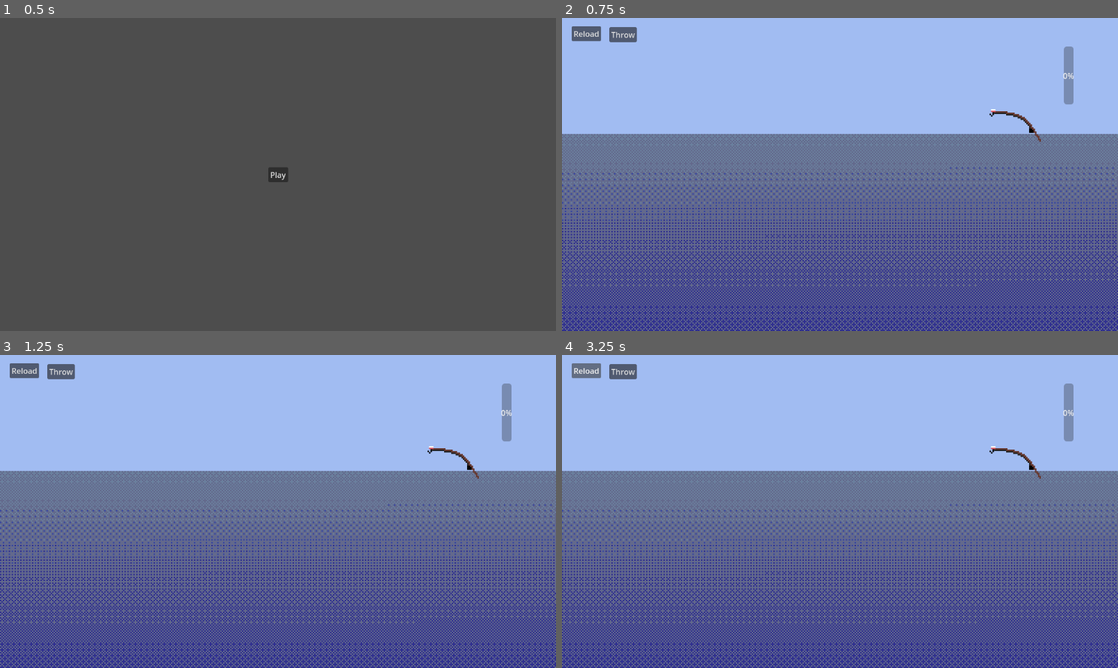
Above: before the commit, frames 1-4 (two rows, left to right).
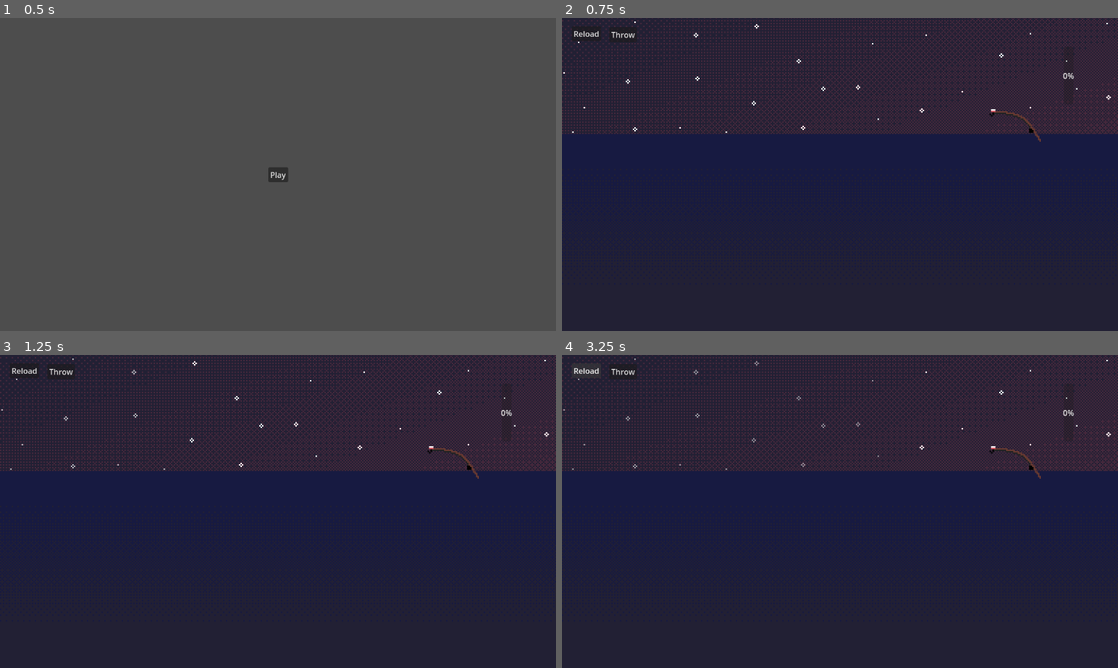
Above: after the commit, the same moments.

Repository: MarinaFlynne/LD54
Game: Godot game, scene res://Scenes/main_menu.tscn
Two runs of this game, one before a commit and one after it. Both use one fixed random seed, a clock stepped at 60 frames per second and the inputs below.
Inputs:
- Up to frame 1 (0.5 s): no input
- Up to frame 2 (0.75 s): click "Play" at 0.5 s
- Up to frame 3 (1.25 s): no input
- Up to frame 4 (3.25 s): click "Throw" at 1.25 s; click "Reload" at 2 s; hold Right (ui_right) from 2.78 s (still down); tap A (letter_1) at 2.85 s

Frame 1 is identical in both runs. In frame 2, 100% of the frame differs, in the area x 0-100%, y 0-100%; in frame 3, 100%; in frame 4, 100%.

Commit message:
added clouds and night sky

Diff:
--- a/Scenes/fishing.gd
+++ b/Scenes/fishing.gd
@@ -4,6 +4,8 @@
 var hook_point
 var throw_charging: bool = false # true iff the player is currently charging their throw power
 var throw_enabled = true # true iff throwing the rod is currently enabled
+
+@export var cloud_speed = 200
 
 # Called when the node enters the scene tree for the first time.
 func _ready():
@@ -13,6 +15,7 @@
 # Called every frame. 'delta' is the elapsed time since the previous frame.
 func _process(delta):
 	update_fishing_line()
+	move_clouds(delta)
 
 	if throw_charging:
 		if Input.is_action_pressed("throw_rod"):
@@ -25,6 +28,17 @@
 		throw_charging = true
 
 		pass
+
+func move_clouds(delta):
+	var cloud1_pos = $Clouds/Cloud1.position.x
+	var cloud2_pos = $Clouds/Cloud2.position.x
+
+	if cloud2_pos >= 2304:
+		$Clouds/Cloud2.position.x = -2301
+	if cloud1_pos >= 2304:
+		$Clouds/Cloud1.position.x = -2301
+	$Clouds/Cloud1.position.x += cloud_speed * delta
+	$Clouds/Cloud2.position.x += cloud_speed * delta
 
 
 func throw_rod(power):
--- a/Scenes/fishing.tscn
+++ b/Scenes/fishing.tscn
@@ -1,51 +1,484 @@
-[gd_scene load_steps=11 format=3 uid="uid://oufcurw8k2ex"]
-
-[ext_resource type="Texture2D" uid="uid://b6hk6ecx8jbyh" path="res://Sprites/sky_afternoon.png" id="1_0w343"]
+[gd_scene load_steps=112 format=3 uid="uid://oufcurw8k2ex"]
+
 [ext_resource type="Script" path="res://Scenes/fishing.gd" id="1_cb4ro"]
 [ext_resource type="Texture2D" uid="uid://mh76swdkx38a" path="res://Sprites/Ocean/ocean_afternoon.png" id="2_7ns47"]
-[ext_resource type="Texture2D" uid="uid://qtrrr3batvfh" path="res://Sprites/sky_morning.png" id="3_kcujd"]
+[ext_resource type="Texture2D" uid="uid://b6hk6ecx8jbyh" path="res://Sprites/Sky/sky_afternoon.png" id="2_oqc3f"]
+[ext_resource type="Texture2D" uid="uid://qtrrr3batvfh" path="res://Sprites/Sky/sky_morning.png" id="3_nd2gq"]
 [ext_resource type="Texture2D" uid="uid://p4kkwxmpuwro" path="res://Sprites/CatchingGame/rod.png" id="3_psujj"]
-[ext_resource type="Texture2D" uid="uid://bb6crnvqyaum7" path="res://Sprites/sky_night.png" id="4_2kxdc"]
+[ext_resource type="Texture2D" uid="uid://b4l5v5dy4jf4m" path="res://Sprites/Sky/Night/frame_000_delay-0.2s.png" id="4_e07kt"]
 [ext_resource type="Texture2D" uid="uid://c3b0vjhrsjpj4" path="res://Sprites/Ocean/ocean_morning.png" id="5_fv55p"]
 [ext_resource type="PackedScene" uid="uid://dfpv3brm5hokc" path="res://Scenes/hook.tscn" id="5_s578x"]
+[ext_resource type="Texture2D" uid="uid://twd3gohcrcss" path="res://Sprites/Sky/Night/frame_001_delay-0.2s.png" id="5_tvkf7"]
+[ext_resource type="Texture2D" uid="uid://banynmad34o0f" path="res://Sprites/Sky/Night/frame_002_delay-0.2s.png" id="6_2thhj"]
 [ext_resource type="Texture2D" uid="uid://dkq7fhwckrala" path="res://Sprites/Ocean/ocean_night.png" id="7_g1gey"]
+[ext_resource type="Texture2D" uid="uid://dknlcakiounox" path="res://Sprites/Sky/Night/frame_003_delay-0.2s.png" id="7_v0v41"]
+[ext_resource type="Texture2D" uid="uid://chq8ed2jo0j03" path="res://Sprites/Sky/Night/frame_004_delay-0.2s.png" id="8_lgorf"]
+[ext_resource type="Texture2D" uid="uid://fy30pu4clpno" path="res://Sprites/Sky/Night/frame_005_delay-0.2s.png" id="9_06gj2"]
+[ext_resource type="Texture2D" uid="uid://by76btbgtf1n0" path="res://Sprites/Sky/clouds_afternoon.png" id="10_c2qv7"]
+[ext_resource type="Texture2D" uid="uid://4ysgp5ke6p0b" path="res://Sprites/Sky/Night/frame_006_delay-0.2s.png" id="10_jp8tj"]
+[ext_resource type="Texture2D" uid="uid://bai7upim01vc8" path="res://Sprites/Sky/Night/frame_007_delay-0.2s.png" id="11_ulgsx"]
+[ext_resource type="Texture2D" uid="uid://b5lqkocmv3owy" path="res://Sprites/Sky/Night/frame_008_delay-0.2s.png" id="12_gcxdm"]
+[ext_resource type="Texture2D" uid="uid://da6itpw5c78kr" path="res://Sprites/Sky/Night/frame_009_delay-0.2s.png" id="13_qwpas"]
+[ext_resource type="Texture2D" uid="uid://bl4dj65o0ihn7" path="res://Sprites/Sky/Night/frame_010_delay-0.2s.png" id="14_an38y"]
+[ext_resource type="Texture2D" uid="uid://bfk1r72j7yo28" path="res://Sprites/Sky/Night/frame_011_delay-0.2s.png" id="15_jk8cv"]
+[ext_resource type="Texture2D" uid="uid://l1jeoxqkn5uo" path="res://Sprites/Sky/Night/frame_012_delay-0.2s.png" id="16_l0ay5"]
+[ext_resource type="Texture2D" uid="uid://c23n3powmytr" path="res://Sprites/Sky/Night/frame_013_delay-0.2s.png" id="17_2aov7"]
+[ext_resource type="Texture2D" uid="uid://daymised3xhhp" path="res://Sprites/Sky/Night/frame_014_delay-0.2s.png" id="18_to70v"]
+[ext_resource type="Texture2D" uid="uid://ccsmdwxbow0qs" path="res://Sprites/Sky/Night/frame_015_delay-0.2s.png" id="19_3mglq"]
+[ext_resource type="Texture2D" uid="uid://bxuehudg7xqtf" path="res://Sprites/Sky/Night/frame_016_delay-0.2s.png" id="20_p0g44"]
+[ext_resource type="Texture2D" uid="uid://beer21o6o5cu0" path="res://Sprites/Sky/Night/frame_017_delay-0.2s.png" id="21_r7634"]
+[ext_resource type="Texture2D" uid="uid://3hs3ykmsrldj" path="res://Sprites/Sky/Night/frame_018_delay-0.2s.png" id="22_exvy4"]
+[ext_resource type="Texture2D" uid="uid://d1glx1brn1gbm" path="res://Sprites/Sky/Night/frame_019_delay-0.2s.png" id="23_c4jpj"]
+[ext_resource type="Texture2D" uid="uid://fgjbjghxew26" path="res://Sprites/Sky/Night/frame_020_delay-0.2s.png" id="24_fv3e7"]
+[ext_resource type="Texture2D" uid="uid://covfnf2x5ygol" path="res://Sprites/Sky/Night/frame_021_delay-0.2s.png" id="25_xvtbb"]
+[ext_resource type="Texture2D" uid="uid://bscgs7q6jk8ux" path="res://Sprites/Sky/Night/frame_022_delay-0.2s.png" id="26_ffrx7"]
+[ext_resource type="Texture2D" uid="uid://b3nxtlr100anw" path="res://Sprites/Sky/Night/frame_023_delay-0.2s.png" id="27_6sdf7"]
+[ext_resource type="Texture2D" uid="uid://belckoxoji76q" path="res://Sprites/Sky/Night/frame_024_delay-0.2s.png" id="28_uq2ca"]
+[ext_resource type="Texture2D" uid="uid://bgkgwcximq2iq" path="res://Sprites/Sky/Night/frame_025_delay-0.2s.png" id="29_8d34i"]
+[ext_resource type="Texture2D" uid="uid://6j8iqynmnbqj" path="res://Sprites/Sky/Night/frame_026_delay-0.2s.png" id="30_v2o6u"]
+[ext_resource type="Texture2D" uid="uid://c8dr17k240q8o" path="res://Sprites/Sky/Night/frame_027_delay-0.2s.png" id="31_qjk5v"]
+[ext_resource type="Texture2D" uid="uid://bslq61hjt6pkf" path="res://Sprites/Sky/Night/frame_028_delay-0.2s.png" id="32_h8ntv"]
+[ext_resource type="Texture2D" uid="uid://dxurp7fl21jvp" path="res://Sprites/Sky/Night/frame_029_delay-0.2s.png" id="33_71no2"]
+[ext_resource type="Texture2D" uid="uid://cy8euartn4d0k" path="res://Sprites/Sky/Night/frame_030_delay-0.2s.png" id="34_ct5aa"]
+[ext_resource type="Texture2D" uid="uid://dk0tfdxeq245v" path="res://Sprites/Sky/Night/frame_031_delay-0.2s.png" id="35_xwkdo"]
+[ext_resource type="Texture2D" uid="uid://bjukxutq43mey" path="res://Sprites/Sky/Night/frame_032_delay-0.2s.png" id="36_4w7pb"]
+[ext_resource type="Texture2D" uid="uid://dghrl224av8fn" path="res://Sprites/Sky/Night/frame_033_delay-0.2s.png" id="37_opjwx"]
+[ext_resource type="Texture2D" uid="uid://ctcugx0nccoml" path="res://Sprites/Sky/Night/frame_034_delay-0.2s.png" id="38_rlfa1"]
+[ext_resource type="Texture2D" uid="uid://du3xaonx031na" path="res://Sprites/Sky/Night/frame_035_delay-0.2s.png" id="39_e8sxf"]
+[ext_resource type="Texture2D" uid="uid://w2jggt8fwdb4" path="res://Sprites/Sky/Night/frame_036_delay-0.2s.png" id="40_ucfal"]
+[ext_resource type="Texture2D" uid="uid://dfb8jymk7v4u5" path="res://Sprites/Sky/Night/frame_037_delay-0.2s.png" id="41_3eyry"]
+[ext_resource type="Texture2D" uid="uid://dywfhhoxmts3n" path="res://Sprites/Sky/Night/frame_038_delay-0.2s.png" id="42_8lwh6"]
+[ext_resource type="Texture2D" uid="uid://cp64bh1ovi8v5" path="res://Sprites/Sky/Night/frame_039_delay-0.2s.png" id="43_iamrd"]
+[ext_resource type="Texture2D" uid="uid://dr6koxnhij82j" path="res://Sprites/Sky/Night/frame_040_delay-0.2s.png" id="44_28b2y"]
+[ext_resource type="Texture2D" uid="uid://ce6pnw6dgusgk" path="res://Sprites/Sky/Night/frame_041_delay-0.2s.png" id="45_g103i"]
+[ext_resource type="Texture2D" uid="uid://cqjlib0txhx4s" path="res://Sprites/Sky/Night/frame_042_delay-0.2s.png" id="46_gk8fm"]
+[ext_resource type="Texture2D" uid="uid://bs70upst2gf4y" path="res://Sprites/Sky/Night/frame_043_delay-0.2s.png" id="47_qjp1q"]
+[ext_resource type="Texture2D" uid="uid://dydad3eedoi5t" path="res://Sprites/Sky/Night/frame_044_delay-0.2s.png" id="48_65cf8"]
+[ext_resource type="Texture2D" uid="uid://d0v46f4x87n8l" path="res://Sprites/Sky/Night/frame_045_delay-0.2s.png" id="49_qvuy6"]
+[ext_resource type="Texture2D" uid="uid://omplbcs025ac" path="res://Sprites/Sky/Night/frame_046_delay-0.2s.png" id="50_onj3x"]
+[ext_resource type="Texture2D" uid="uid://ckl62tbqups07" path="res://Sprites/Sky/Night/frame_047_delay-0.2s.png" id="51_b5scu"]
+[ext_resource type="Texture2D" uid="uid://c0wtr84j8jft7" path="res://Sprites/Sky/Night/frame_048_delay-0.2s.png" id="52_ka736"]
+[ext_resource type="Texture2D" uid="uid://x5ljoqrgflu" path="res://Sprites/Sky/Night/frame_049_delay-0.2s.png" id="53_hvb5i"]
+[ext_resource type="Texture2D" uid="uid://dv7wmu0h87iul" path="res://Sprites/Sky/Night/frame_050_delay-0.2s.png" id="54_55qud"]
+[ext_resource type="Texture2D" uid="uid://cv3xeg4w8hj2x" path="res://Sprites/Sky/Night/frame_051_delay-0.2s.png" id="55_13yie"]
+[ext_resource type="Texture2D" uid="uid://cu144w8r5vkrx" path="res://Sprites/Sky/Night/frame_052_delay-0.2s.png" id="56_ftcui"]
+[ext_resource type="Texture2D" uid="uid://dkd3sd2qu6m5" path="res://Sprites/Sky/Night/frame_053_delay-0.2s.png" id="57_10wwf"]
+[ext_resource type="Texture2D" uid="uid://wcj7dlflyq1" path="res://Sprites/Sky/Night/frame_054_delay-0.2s.png" id="58_hwt5f"]
+[ext_resource type="Texture2D" uid="uid://70rg2je7mom6" path="res://Sprites/Sky/Night/frame_055_delay-0.2s.png" id="59_6h48o"]
+[ext_resource type="Texture2D" uid="uid://bivv1xwmbuka2" path="res://Sprites/Sky/Night/frame_056_delay-0.2s.png" id="60_imlci"]
+[ext_resource type="Texture2D" uid="uid://dug1pfph33dr1" path="res://Sprites/Sky/Night/frame_057_delay-0.2s.png" id="61_emfl3"]
+[ext_resource type="Texture2D" uid="uid://be5qomueugni0" path="res://Sprites/Sky/Night/frame_058_delay-0.2s.png" id="62_pt4s4"]
+[ext_resource type="Texture2D" uid="uid://se56e7bld6ku" path="res://Sprites/Sky/Night/frame_059_delay-0.2s.png" id="63_5jx3u"]
+[ext_resource type="Texture2D" uid="uid://ulsefg3aausx" path="res://Sprites/Sky/Night/frame_060_delay-0.2s.png" id="64_288oj"]
+[ext_resource type="Texture2D" uid="uid://bj003nogy2elj" path="res://Sprites/Sky/Night/frame_061_delay-0.2s.png" id="65_0rrwn"]
+[ext_resource type="Texture2D" uid="uid://clnn6ojyj0hwg" path="res://Sprites/Sky/Night/frame_062_delay-0.2s.png" id="66_xr36y"]
+[ext_resource type="Texture2D" uid="uid://bmkrpobw0aiam" path="res://Sprites/Sky/Night/frame_063_delay-0.2s.png" id="67_q3cmo"]
+[ext_resource type="Texture2D" uid="uid://bpdh7a50pe5ld" path="res://Sprites/Sky/Night/frame_064_delay-0.2s.png" id="68_rrq8q"]
+[ext_resource type="Texture2D" uid="uid://cuq6pih8df7l1" path="res://Sprites/Sky/Night/frame_065_delay-0.2s.png" id="69_j0hi8"]
+[ext_resource type="Texture2D" uid="uid://c42wjxaaepsy8" path="res://Sprites/Sky/Night/frame_066_delay-0.2s.png" id="70_2jyr2"]
+[ext_resource type="Texture2D" uid="uid://b10ogkrhwheh3" path="res://Sprites/Sky/Night/frame_067_delay-0.2s.png" id="71_iunb1"]
+[ext_resource type="Texture2D" uid="uid://djv6lyluikeg" path="res://Sprites/Sky/Night/frame_068_delay-0.2s.png" id="72_1x3qb"]
+[ext_resource type="Texture2D" uid="uid://cdyxnda8sbvpt" path="res://Sprites/Sky/Night/frame_069_delay-0.2s.png" id="73_4sicv"]
+[ext_resource type="Texture2D" uid="uid://cj05jd1r6i2iy" path="res://Sprites/Sky/Night/frame_070_delay-0.2s.png" id="74_ntdh3"]
+[ext_resource type="Texture2D" uid="uid://c01y1tqy30w35" path="res://Sprites/Sky/Night/frame_071_delay-0.2s.png" id="75_wem5i"]
+[ext_resource type="Texture2D" uid="uid://2fosmjkaeb62" path="res://Sprites/Sky/Night/frame_072_delay-0.2s.png" id="76_i2cta"]
+[ext_resource type="Texture2D" uid="uid://dtt38axlkddb6" path="res://Sprites/Sky/Night/frame_073_delay-0.2s.png" id="77_qxey4"]
+[ext_resource type="Texture2D" uid="uid://uv7f6fvs1f3k" path="res://Sprites/Sky/Night/frame_074_delay-0.2s.png" id="78_dt714"]
+[ext_resource type="Texture2D" uid="uid://cura2hpl6bwis" path="res://Sprites/Sky/Night/frame_075_delay-0.2s.png" id="79_kqjb2"]
+[ext_resource type="Texture2D" uid="uid://ca7xsdbctsgg8" path="res://Sprites/Sky/Night/frame_076_delay-0.2s.png" id="80_gx3ox"]
+[ext_resource type="Texture2D" uid="uid://ebwgbmgdwa7y" path="res://Sprites/Sky/Night/frame_077_delay-0.2s.png" id="81_j5uje"]
+[ext_resource type="Texture2D" uid="uid://dmygevvdb3b2o" path="res://Sprites/Sky/Night/frame_078_delay-0.2s.png" id="82_qksu3"]
+[ext_resource type="Texture2D" uid="uid://bcfhfrsspxpxf" path="res://Sprites/Sky/Night/frame_079_delay-0.2s.png" id="83_q6oju"]
+[ext_resource type="Texture2D" uid="uid://d2yvbx6wcl55c" path="res://Sprites/Sky/Night/frame_080_delay-0.2s.png" id="84_is462"]
+[ext_resource type="Texture2D" uid="uid://dw6fy2gru2kmh" path="res://Sprites/Sky/Night/frame_081_delay-0.2s.png" id="85_jeheq"]
+[ext_resource type="Texture2D" uid="uid://cgaarskngrop5" path="res://Sprites/Sky/Night/frame_082_delay-0.2s.png" id="86_ovldo"]
+[ext_resource type="Texture2D" uid="uid://ykdhlbmjpjsu" path="res://Sprites/Sky/Night/frame_083_delay-0.2s.png" id="87_bpsv8"]
+[ext_resource type="Texture2D" uid="uid://e8rjnpnh1ipw" path="res://Sprites/Sky/Night/frame_084_delay-0.2s.png" id="88_sbwas"]
+[ext_resource type="Texture2D" uid="uid://cdhbc00p5ivf7" path="res://Sprites/Sky/Night/frame_085_delay-0.2s.png" id="89_xindk"]
+[ext_resource type="Texture2D" uid="uid://bf8uqgj5cpi18" path="res://Sprites/Sky/Night/frame_086_delay-0.2s.png" id="90_brgi6"]
+[ext_resource type="Texture2D" uid="uid://ctuuv0fsyjxbw" path="res://Sprites/Sky/Night/frame_087_delay-0.2s.png" id="91_rm1kw"]
+[ext_resource type="Texture2D" uid="uid://du3tq1rqigwqa" path="res://Sprites/Sky/Night/frame_088_delay-0.2s.png" id="92_8e2mc"]
+[ext_resource type="Texture2D" uid="uid://cc5d6fx7selh2" path="res://Sprites/Sky/Night/frame_089_delay-0.2s.png" id="93_8xvxi"]
+[ext_resource type="Texture2D" uid="uid://c6v58bblmkgmq" path="res://Sprites/Sky/Night/frame_090_delay-0.2s.png" id="94_caxwu"]
+[ext_resource type="Texture2D" uid="uid://dd25ftnquac3j" path="res://Sprites/Sky/Night/frame_091_delay-0.2s.png" id="95_s6g2b"]
+[ext_resource type="Texture2D" uid="uid://cuy30rfbff11e" path="res://Sprites/Sky/Night/frame_092_delay-0.2s.png" id="96_ufqts"]
+[ext_resource type="Texture2D" uid="uid://w00l1bi2agga" path="res://Sprites/Sky/Night/frame_093_delay-0.2s.png" id="97_u0l0x"]
+[ext_resource type="Texture2D" uid="uid://dfyr3cooeq8ex" path="res://Sprites/Sky/Night/frame_094_delay-0.2s.png" id="98_ywe5r"]
+[ext_resource type="Texture2D" uid="uid://do5iqn540phue" path="res://Sprites/Sky/Night/frame_095_delay-0.2s.png" id="99_bqxyq"]
+[ext_resource type="Texture2D" uid="uid://dfnv7pt1gidua" path="res://Sprites/Sky/Night/frame_096_delay-0.2s.png" id="100_h4x3r"]
+[ext_resource type="Texture2D" uid="uid://ch73snhwf30mx" path="res://Sprites/Sky/Night/frame_097_delay-0.2s.png" id="101_neuuo"]
+[ext_resource type="Texture2D" uid="uid://c6d2x425ifxgl" path="res://Sprites/Sky/Night/frame_098_delay-0.2s.png" id="102_2ww5a"]
+[ext_resource type="Texture2D" uid="uid://cujfbrp14ax0i" path="res://Sprites/Sky/Night/frame_099_delay-0.2s.png" id="103_hh4w8"]
+
+[sub_resource type="SpriteFrames" id="SpriteFrames_4yu7h"]
+animations = [{
+"frames": [{
+"duration": 1.0,
+"texture": ExtResource("4_e07kt")
+}, {
+"duration": 1.0,
+"texture": ExtResource("5_tvkf7")
+}, {
+"duration": 1.0,
+"texture": ExtResource("6_2thhj")
+}, {
+"duration": 1.0,
+"texture": ExtResource("7_v0v41")
+}, {
+"duration": 1.0,
+"texture": ExtResource("8_lgorf")
+}, {
+"duration": 1.0,
+"texture": ExtResource("9_06gj2")
+}, {
+"duration": 1.0,
+"texture": ExtResource("10_jp8tj")
+}, {
+"duration": 1.0,
+"texture": ExtResource("11_ulgsx")
+}, {
+"duration": 1.0,
+"texture": ExtResource("12_gcxdm")
+}, {
+"duration": 1.0,
+"texture": ExtResource("13_qwpas")
+}, {
+"duration": 1.0,
+"texture": ExtResource("14_an38y")
+}, {
+"duration": 1.0,
+"texture": ExtResource("15_jk8cv")
+}, {
+"duration": 1.0,
+"texture": ExtResource("16_l0ay5")
+}, {
+"duration": 1.0,
+"texture": ExtResource("17_2aov7")
+}, {
+"duration": 1.0,
+"texture": ExtResource("18_to70v")
+}, {
+"duration": 1.0,
+"texture": ExtResource("19_3mglq")
+}, {
+"duration": 1.0,
+"texture": ExtResource("20_p0g44")
+}, {
+"duration": 1.0,
+"texture": ExtResource("21_r7634")
+}, {
+"duration": 1.0,
+"texture": ExtResource("22_exvy4")
+}, {
+"duration": 1.0,
+"texture": ExtResource("23_c4jpj")
+}, {
+"duration": 1.0,
+"texture": ExtResource("24_fv3e7")
+}, {
+"duration": 1.0,
+"texture": ExtResource("25_xvtbb")
+}, {
+"duration": 1.0,
+"texture": ExtResource("26_ffrx7")
+}, {
+"duration": 1.0,
+"texture": ExtResource("27_6sdf7")
+}, {
+"duration": 1.0,
+"texture": ExtResource("28_uq2ca")
+}, {
+"duration": 1.0,
+"texture": ExtResource("29_8d34i")
+}, {
+"duration": 1.0,
+"texture": ExtResource("30_v2o6u")
+}, {
+"duration": 1.0,
+"texture": ExtResource("31_qjk5v")
+}, {
+"duration": 1.0,
+"texture": ExtResource("32_h8ntv")
+}, {
+"duration": 1.0,
+"texture": ExtResource("33_71no2")
+}, {
+"duration": 1.0,
+"texture": ExtResource("34_ct5aa")
+}, {
+"duration": 1.0,
+"texture": ExtResource("35_xwkdo")
+}, {
+"duration": 1.0,
+"texture": ExtResource("36_4w7pb")
+}, {
+"duration": 1.0,
+"texture": ExtResource("37_opjwx")
+}, {
+"duration": 1.0,
+"texture": ExtResource("38_rlfa1")
+}, {
+"duration": 1.0,
+"texture": ExtResource("39_e8sxf")
+}, {
+"duration": 1.0,
+"texture": ExtResource("40_ucfal")
+}, {
+"duration": 1.0,
+"texture": ExtResource("41_3eyry")
+}, {
+"duration": 1.0,
+"texture": ExtResource("42_8lwh6")
+}, {
+"duration": 1.0,
+"texture": ExtResource("43_iamrd")
+}, {
+"duration": 1.0,
+"texture": ExtResource("44_28b2y")
+}, {
+"duration": 1.0,
+"texture": ExtResource("45_g103i")
+}, {
+"duration": 1.0,
+"texture": ExtResource("46_gk8fm")
+}, {
+"duration": 1.0,
+"texture": ExtResource("47_qjp1q")
+}, {
+"duration": 1.0,
+"texture": ExtResource("48_65cf8")
+}, {
+"duration": 1.0,
+"texture": ExtResource("49_qvuy6")
+}, {
+"duration": 1.0,
+"texture": ExtResource("50_onj3x")
+}, {
+"duration": 1.0,
+"texture": ExtResource("51_b5scu")
+}, {
+"duration": 1.0,
+"texture": ExtResource("52_ka736")
+}, {
+"duration": 1.0,
+"texture": ExtResource("53_hvb5i")
+}, {
+"duration": 1.0,
+"texture": ExtResource("54_55qud")
+}, {
+"duration": 1.0,
+"texture": ExtResource("55_13yie")
+}, {
+"duration": 1.0,
+"texture": ExtResource("56_ftcui")
+}, {
+"duration": 1.0,
+"texture": ExtResource("57_10wwf")
+}, {
+"duration": 1.0,
+"texture": ExtResource("58_hwt5f")
+}, {
+"duration": 1.0,
+"texture": ExtResource("59_6h48o")
+}, {
+"duration": 1.0,
+"texture": ExtResource("60_imlci")
+}, {
+"duration": 1.0,
+"texture": ExtResource("61_emfl3")
+}, {
+"duration": 1.0,
+"texture": ExtResource("62_pt4s4")
+}, {
+"duration": 1.0,
+"texture": ExtResource("63_5jx3u")
+}, {
+"duration": 1.0,
+"texture": ExtResource("64_288oj")
+}, {
+"duration": 1.0,
+"texture": ExtResource("65_0rrwn")
+}, {
+"duration": 1.0,
+"texture": ExtResource("66_xr36y")
+}, {
+"duration": 1.0,
+"texture": ExtResource("67_q3cmo")
+}, {
+"duration": 1.0,
+"texture": ExtResource("68_rrq8q")
+}, {
+"duration": 1.0,
+"texture": ExtResource("69_j0hi8")
+}, {
+"duration": 1.0,
+"texture": ExtResource("70_2jyr2")
+}, {
+"duration": 1.0,
+"texture": ExtResource("71_iunb1")
+}, {
+"duration": 1.0,
+"texture": ExtResource("72_1x3qb")
+}, {
+"duration": 1.0,
+"texture": ExtResource("73_4sicv")
+}, {
+"duration": 1.0,
+"texture": ExtResource("74_ntdh3")
+}, {
+"duration": 1.0,
+"texture": ExtResource("75_wem5i")
+}, {
+"duration": 1.0,
+"texture": ExtResource("76_i2cta")
+}, {
+"duration": 1.0,
+"texture": ExtResource("77_qxey4")
+}, {
+"duration": 1.0,
+"texture": ExtResource("78_dt714")
+}, {
+"duration": 1.0,
+"texture": ExtResource("79_kqjb2")
+}, {
+"duration": 1.0,
+"texture": ExtResource("80_gx3ox")
+}, {
+"duration": 1.0,
+"texture": ExtResource("81_j5uje")
+}, {
+"duration": 1.0,
+"texture": ExtResource("82_qksu3")
+}, {
+"duration": 1.0,
+"texture": ExtResource("83_q6oju")
+}, {
+"duration": 1.0,
+"texture": ExtResource("84_is462")
+}, {
+"duration": 1.0,
+"texture": ExtResource("85_jeheq")
+}, {
+"duration": 1.0,
+"texture": ExtResource("86_ovldo")
+}, {
+"duration": 1.0,
+"texture": ExtResource("87_bpsv8")
+}, {
+"duration": 1.0,
+"texture": ExtResource("88_sbwas")
+}, {
+"duration": 1.0,
+"texture": ExtResource("89_xindk")
+}, {
+"duration": 1.0,
+"texture": ExtResource("90_brgi6")
+}, {
+"duration": 1.0,
+"texture": ExtResource("91_rm1kw")
+}, {
+"duration": 1.0,
+"texture": ExtResource("92_8e2mc")
+}, {
+"duration": 1.0,
+"texture": ExtResource("93_8xvxi")
+}, {
+"duration": 1.0,
+"texture": ExtResource("94_caxwu")
+}, {
+"duration": 1.0,
+"texture": ExtResource("95_s6g2b")
+}, {
+"duration": 1.0,
+"texture": ExtResource("96_ufqts")
+}, {
+"duration": 1.0,
+"texture": ExtResource("97_u0l0x")
+}, {
+"duration": 1.0,
+"texture": ExtResource("98_ywe5r")
+}, {
+"duration": 1.0,
+"texture": ExtResource("99_bqxyq")
+}, {
+"duration": 1.0,
+"texture": ExtResource("100_h4x3r")
+}, {
+"duration": 1.0,
+"texture": ExtResource("101_neuuo")
+}, {
+"duration": 1.0,
+"texture": ExtResource("102_2ww5a")
+}, {
+"duration": 1.0,
+"texture": ExtResource("103_hh4w8")
+}],
+"loop": true,
+"name": &"default",
+"speed": 5.0
+}]
 
 [sub_resource type="RectangleShape2D" id="RectangleShape2D_pniyi"]
 size = Vector2(1154, 408)
 
 [node name="Fishing" type="Node2D"]
 script = ExtResource("1_cb4ro")
-
-[node name="SkyAfternoon" type="Sprite2D" parent="."]
+cloud_speed = 5
+
+[node name="Background" type="Node2D" parent="."]
+
+[node name="SkyAfternoon" type="Sprite2D" parent="Background"]
 position = Vector2(576, 324)
 scale = Vector2(3, 3)
-texture = ExtResource("1_0w343")
-
-[node name="SkyMorning" type="Sprite2D" parent="."]
+texture = ExtResource("2_oqc3f")
+
+[node name="SkyMorning" type="Sprite2D" parent="Background"]
 visible = false
 position = Vector2(576, 324)
 scale = Vector2(3, 3)
-texture = ExtResource("3_kcujd")
-
-[node name="SkyNight" type="Sprite2D" parent="."]
+texture = ExtResource("3_nd2gq")
+
+[node name="SkyNight" type="AnimatedSprite2D" parent="Background"]
+position = Vector2(576, 232)
+scale = Vector2(3, 3)
+sprite_frames = SubResource("SpriteFrames_4yu7h")
+autoplay = "default"
+
+[node name="Clouds" type="Node2D" parent="."]
+visible = false
+
+[node name="Cloud1" type="Node2D" parent="Clouds"]
+
+[node name="Afternoon" type="Sprite2D" parent="Clouds/Cloud1"]
+texture_repeat = 2
+position = Vector2(0, 103)
+scale = Vector2(3, 3)
+texture = ExtResource("10_c2qv7")
+
+[node name="Cloud2" type="Node2D" parent="Clouds"]
+position = Vector2(-2304, 0)
+
+[node name="Afternoon2" type="Sprite2D" parent="Clouds/Cloud2"]
+texture_repeat = 2
+position = Vector2(0, 103)
+scale = Vector2(3, 3)
+texture = ExtResource("10_c2qv7")
+
+[node name="Ocean" type="Node2D" parent="."]
+
+[node name="OceanAfternoon" type="Sprite2D" parent="Ocean"]
 visible = false
 position = Vector2(576, 324)
 scale = Vector2(3, 3)
-texture = ExtResource("4_2kxdc")
-
-[node name="OceanAfternoon" type="Sprite2D" parent="."]
+texture = ExtResource("2_7ns47")
+
+[node name="OceanMorning" type="Sprite2D" parent="Ocean"]
 visible = false
 position = Vector2(576, 324)
 scale = Vector2(3, 3)
-texture = ExtResource("2_7ns47")
-
-[node name="OceanMorning" type="Sprite2D" parent="."]
-position = Vector2(576, 324)
-scale = Vector2(3, 3)
 texture = ExtResource("5_fv55p")
 
-[node name="OceanNight" type="Sprite2D" parent="."]
-visible = false
+[node name="OceanNight" type="Sprite2D" parent="Ocean"]
 position = Vector2(576, 324)
 scale = Vector2(3, 3)
 texture = ExtResource("7_g1gey")
--- a/Scripts/scene_manager.gd
+++ b/Scripts/scene_manager.gd
@@ -16,8 +16,6 @@
 # Description: Find the initial scene as defined in the project settings
 func _ready() -> void:
 	var mainScene : StringName = ProjectSettings.get_setting("application/run/main_scene")
-	print(mainScene)
-	print(Scenes.find_key(mainScene))
 	m_CurrentSceneAlias = Scenes.find_key(mainScene)
 
 # Description: Add a new scene to the scene collection
Binary file added: Sprites/Sky/Night/frame_000_delay-0.2s.png
Not shown, added: Sprites/Sky/Night/frame_000_delay-0.2s.png.import
Binary file added: Sprites/Sky/Night/frame_001_delay-0.2s.png
Not shown, added: Sprites/Sky/Night/frame_001_delay-0.2s.png.import
Binary file added: Sprites/Sky/Night/frame_002_delay-0.2s.png
Not shown, added: Sprites/Sky/Night/frame_002_delay-0.2s.png.import
Binary file added: Sprites/Sky/Night/frame_003_delay-0.2s.png
Not shown, added: Sprites/Sky/Night/frame_003_delay-0.2s.png.import
Binary file added: Sprites/Sky/Night/frame_004_delay-0.2s.png
Not shown, added: Sprites/Sky/Night/frame_004_delay-0.2s.png.import
Binary file added: Sprites/Sky/Night/frame_005_delay-0.2s.png
Not shown, added: Sprites/Sky/Night/frame_005_delay-0.2s.png.import
(and 198 more such lines)
